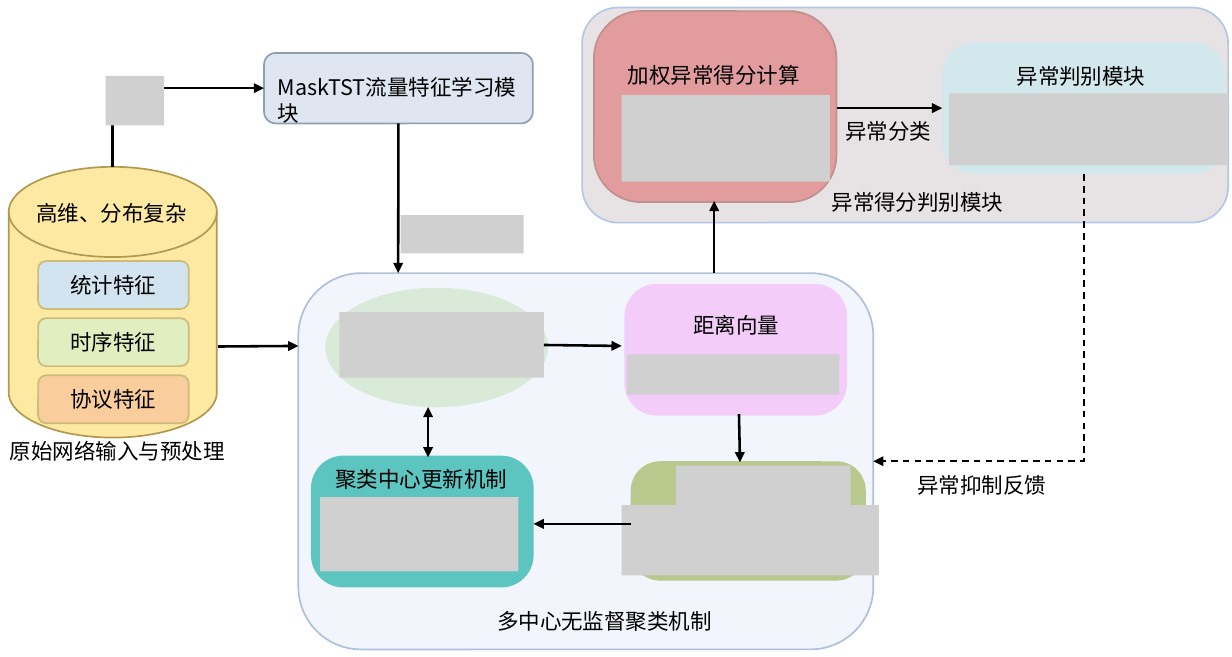
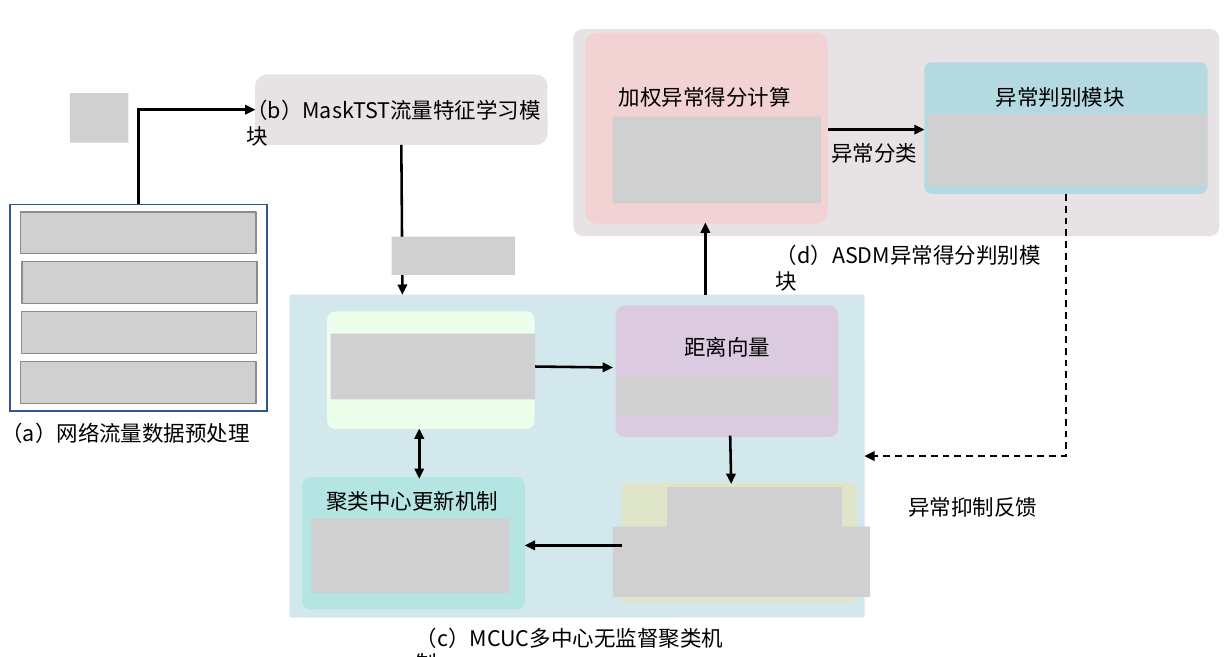
Before and after one commit to Memoried/Latex, a slide deck: slide 1 of fig/chapter4/多中心无监督异常流量检测方法.pptx. Drawn at 1232x657 pixels with LibreOffice and Linux fonts; fonts in the diff are those of the drawing; grey boxes stand for pictures. Boxes give left, top, right and bottom in pixels: in the first picture for what was removed or moved away, otherwise in the second. Text is boxed around its words. In the diff, an @@ line names an element or a change of style, - is before the commit and + after.

Commit message:
refactor: 优化论文内容与图表，更新参考文献
- 重构论文各章节内容，调整图表与公式排版
- 更新参考文献，补充最新研究成果
- 修改部分术语表述，如"多模态"改为"多中心"
- 优化图表文件命名与路径
- 调整代码示例中的参数说明
- 删除冗余内容，精简部分段落
- 统一格式规范，修复错别字与语法问题

```diff
--- a/fig/chapter4/多中心无监督异常流量检测方法.pptx
+++ b/fig/chapter4/多中心无监督异常流量检测方法.pptx
@@ rounded rectangle: place and size @@
-rounded rectangle at bbox=[582, 7, 1227, 222]
+rounded rectangle at bbox=[573, 29, 1219, 237]
@@ rounded rectangle at bbox=[573, 29, 1219, 237]: outline #B4C7E7 1 pt to none; proportions changed @@
@@ rounded rectangle at bbox=[585, 33, 828, 225]: fill #E29C9E to #F2D2D3; outline #C09090 1 pt to none; proportions changed @@
@@ picture removed at bbox=[106, 76, 164, 125] @@
@@ rounded rectangle: place and size @@
-rounded rectangle at bbox=[264, 53, 533, 123]
+rounded rectangle at bbox=[255, 75, 547, 145]
@@ rounded rectangle at bbox=[255, 75, 547, 145]: fill #DFE6F2 to #E7E3E4; outline #8F9FAF 1 pt to none @@
@@ rounded rectangle: place and size @@
-rounded rectangle at bbox=[942, 42, 1226, 173]
+rounded rectangle at bbox=[924, 63, 1207, 194]
@@ rounded rectangle at bbox=[924, 63, 1207, 194]: fill #D3E8ED to #B5D9E1; proportions changed @@
@@ text "异常判别模块": place and size @@
-text "异常判别模块" at bbox=[1017, 66, 1146, 86]
+text "异常判别模块" at bbox=[996, 87, 1125, 107]
@@ picture added at bbox=[70, 93, 129, 142] @@
@@ elbow arrow moved from (113, 167) - (264, 88) to (139, 205) - (255, 109) @@
@@ text at bbox=[246, 99, 540, 120]: text changed @@
-MaskTST流量特征学习模块
+（b）MaskTST流量特征学习模块
@@ picture: place and size @@
-picture at bbox=[949, 93, 1227, 164]
+picture at bbox=[928, 114, 1206, 185]
@@ arrow moved from (399, 124) - (399, 274) to (401, 145) - (402, 295) @@
@@ text "异常分类": place and size @@
-text "异常分类" at bbox=[845, 121, 931, 141]
+text "异常分类" at bbox=[831, 143, 917, 163]
@@ arrow moved from (837, 108) - (942, 108) to (828, 130) - (924, 130) @@
@@ group removed at bbox=[9, 167, 217, 438]: 3 rounded rectangles, 1 cylinder, 1 text @@
-统计特征
-时序特征
-协议特征
-高维、分布复杂
@@ elbow arrow moved from (1084, 174) - (874, 461) to (1066, 194) - (865, 456) @@
@@ group added at bbox=[10, 205, 268, 411]: 4 pictures, 1 rectangle @@
@@ 7 pictures, 4 texts, 4 arrows, 3 rounded rectangles, 1 double arrow: place and size @@
-7 pictures, 4 texts, 4 arrows, 3 rounded rectangles, 1 double arrow at bbox=[310, 11, 1046, 587]
+7 pictures, 4 texts, 4 arrows, 3 rounded rectangles, 1 double arrow at bbox=[302, 33, 1037, 609]
@@ text at bbox=[776, 244, 1041, 265]: text changed @@
-异常得分判别模块
+（d）ASDM异常得分判别模块
@@ rounded rectangle: place and size @@
-rounded rectangle at bbox=[298, 274, 874, 650]
+rounded rectangle at bbox=[290, 295, 865, 617]
@@ rounded rectangle at bbox=[290, 295, 865, 617]: fill #F2F5FB to #D3E8ED; outline #AEC1D9 1 pt to none; proportions changed @@
@@ ellipse removed at bbox=[325, 288, 547, 407] @@
@@ rounded rectangle added at bbox=[328, 312, 535, 429], fill #ECFFEB @@
@@ rounded rectangle: place and size @@
-rounded rectangle at bbox=[625, 283, 847, 415]
+rounded rectangle at bbox=[616, 306, 838, 437]
@@ rounded rectangle at bbox=[616, 306, 838, 437]: fill #F3CCF9 to #DBCAE0; proportions changed @@
@@ arrow removed from (218, 346) to (298, 346) @@
@@ text at bbox=[1, 422, 249, 443]: text changed @@
-原始网络输入与预处理
+（a）网络流量数据预处理
@@ rounded rectangle at bbox=[302, 477, 524, 609]: fill #5CC5C0 to #B5E5E3; proportions changed @@
@@ rounded rectangle at bbox=[622, 482, 858, 601]: fill #B9C88D to #DEE5C9; proportions changed @@
@@ text at bbox=[416, 627, 723, 648]: text changed @@
-多中心无监督聚类机制
+（c）MCUC多中心无监督聚类机制
```
Also in this commit, not shown: 36 other files.
